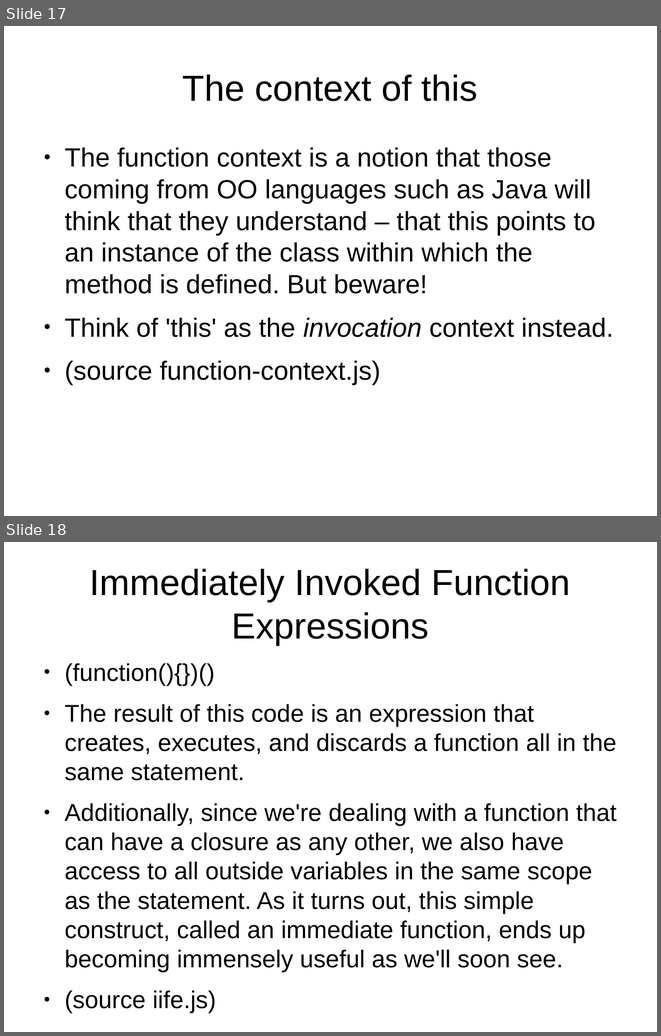
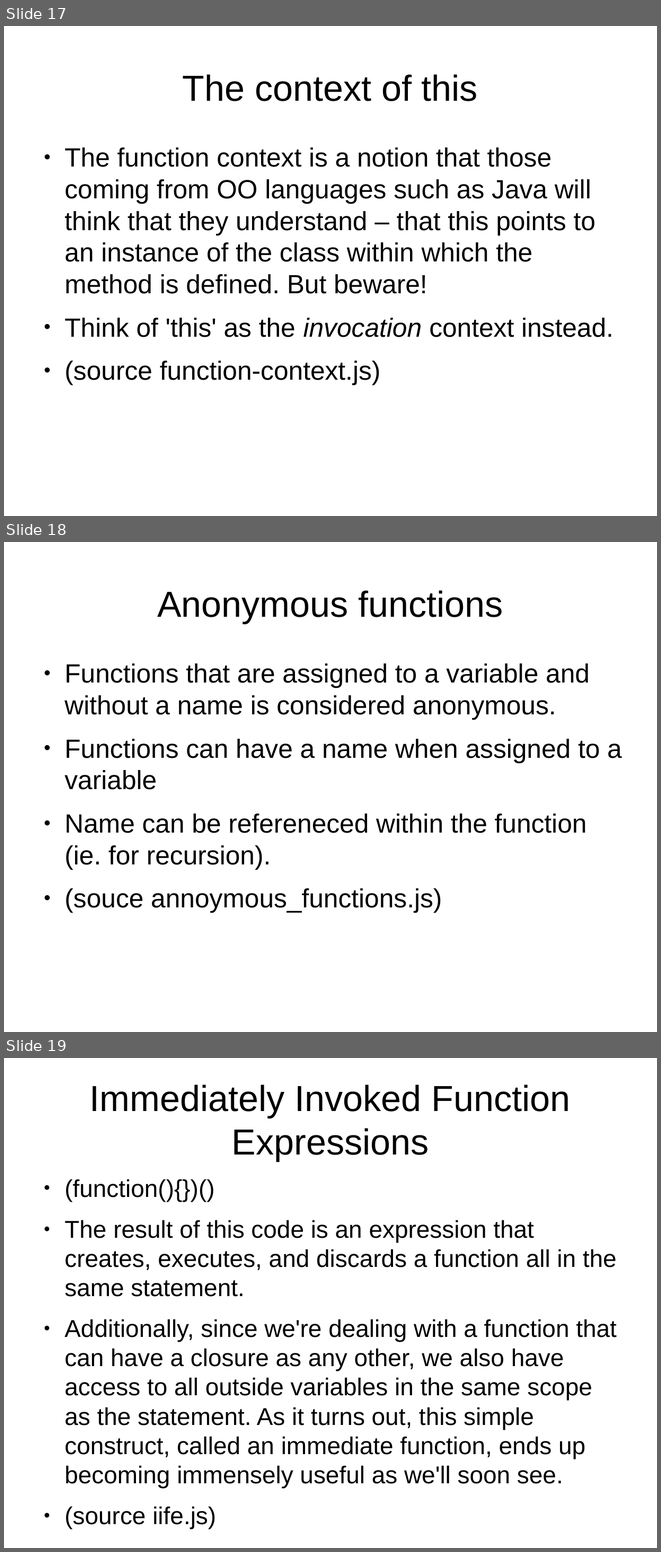
Before and after one commit to tomafc330/presentations, a slide deck: advanced-javascript/presentation.odp. Shown one above the other, each under a label of ours: slides 17 and 18 before the commit, slides 17, 18 and 19 after it. The pictures are 661x1036 and 661x1552 pixels, drawn with LibreOffice and Linux fonts; fonts in the diff are those of the drawing. Boxes give left, top, right and bottom in pixels: in the first picture for what was removed or moved away, otherwise in the second. Text is boxed around its words. In the diff, an @@ line names an element or a change of style, - is before the commit and + after.

```diff
--- a/advanced-javascript/presentation.odp
+++ b/advanced-javascript/presentation.odp
@@ slide 18 added at [4, 542, 657, 1032], background #FFFFFF @@
@@ title added at [157, 590, 503, 623], 44 pt, text #000000 @@
+Anonymous functions
@@ text added at [64, 663, 622, 912], 32 pt, text #000000 @@
+● Functions that are assigned to a variable and without a name is considered anonymous.
+● Functions can have a name when assigned to a variable
+● Name can be refereneced within the function (ie. for recursion).
+● (souce annoymous_functions.js)
@@ what was slide 18 is now slide 19 @@
```
Also in this commit, not shown: 5 slides changed, 1 other slide added, 7 other files.
